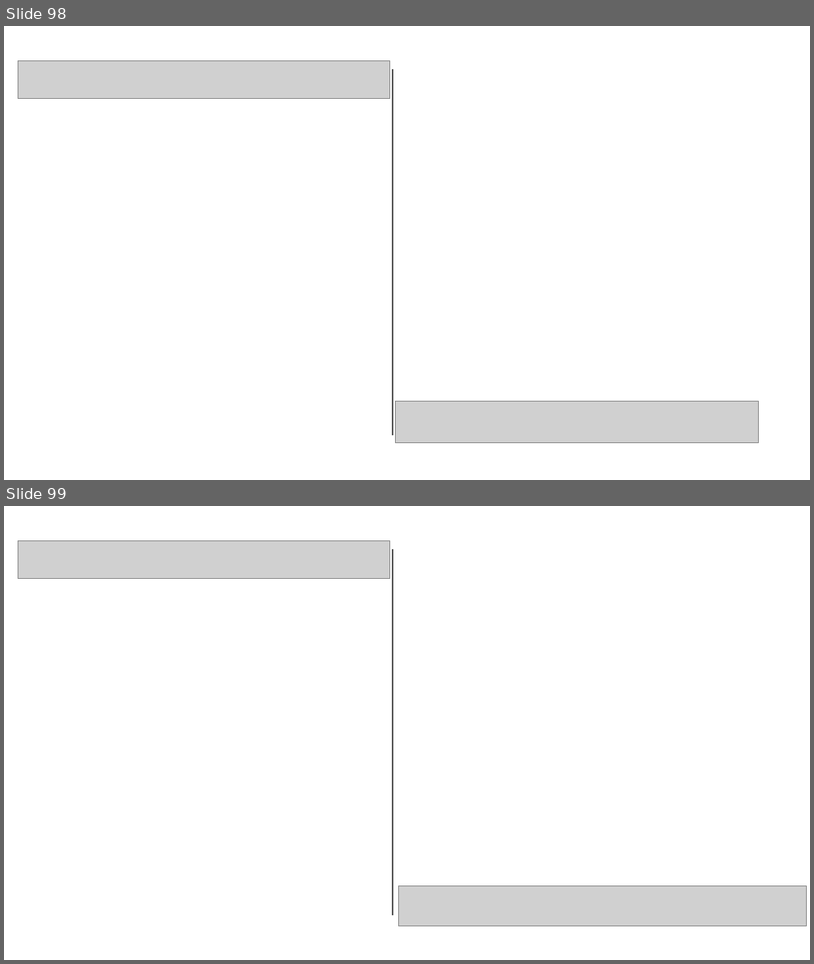
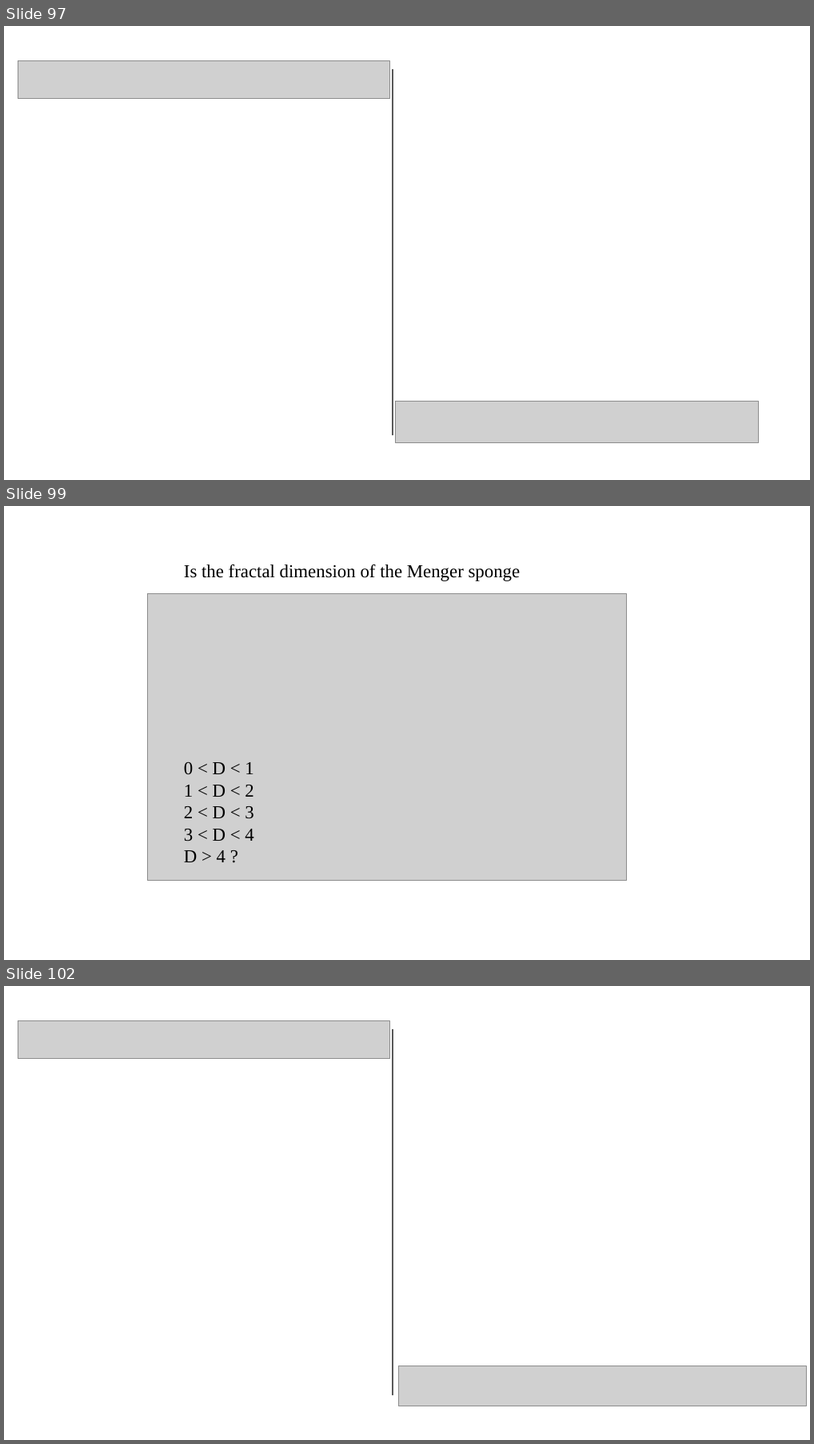
Before and after one commit to pvermees/geostats, a slide deck: slides/quizzes.odp. Shown one above the other, each under a label of ours: slides 98 and 99 before the commit, slides 97, 99 and 102 after it; the slides between them are not shown. The pictures are 814x964 and 814x1444 pixels, drawn with LibreOffice and Linux fonts; fonts in the diff are those of the drawing; grey boxes stand for pictures. Boxes give left, top, right and bottom in pixels: in the first picture for what was removed or moved away, otherwise in the second. Text is boxed around its words. In the diff, an @@ line names an element or a change of style, - is before the commit and + after.

```diff
--- a/slides/quizzes.odp
+++ b/slides/quizzes.odp
@@ slide 99 added at (x1=4, y1=506, x2=810, y2=960), background #FFFFFF @@
@@ text added at (x1=184, y1=564, x2=521, y2=862), 18 pt, text #000000 @@
+Is the fractal dimension of the Menger sponge
+0 < D < 1
+1 < D < 2
+2 < D < 3
+3 < D < 4
+D > 4 ?
@@ picture added at (x1=148, y1=594, x2=626, y2=880) @@
@@ what was slide 98 is now slide 97 @@
@@ what was slide 99 is now slide 102 @@
```
Also in this commit, not shown: 3 other slides added, 1 slide removed.
